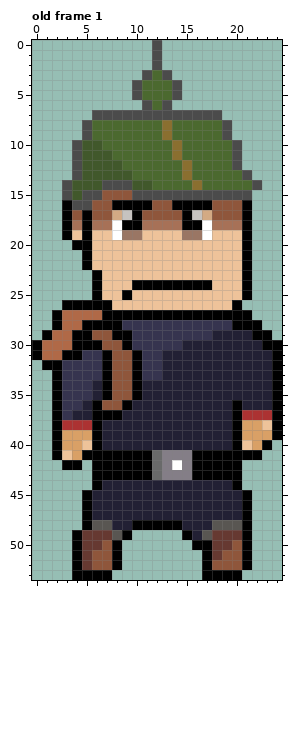
Edited in one commit: pixel-art file (game/images/8bitwork/benredesign.aseprite). That is the earlier state.
25x54 pixels, 1 frame. Shown: old frame 1. The commit also changed other frames, which this record leaves out.
After the commit:
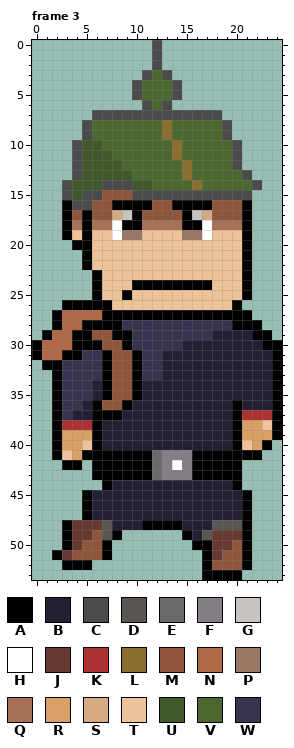
Palette (. is transparent): A #000000  B #222034  C #4b4b4b  D #595652  E #696a6a  F #847e87  G #c6c3c0  H #ffffff  J #663931  K #ac3232  L #8a6f30  M #8f563b  N #b06947  P #9a7664  Q #a77157  R #d9a066  S #d3aa84  T #eec39a  U #41582b  V #4b692f  W #36344f
A new or re-ordered frame is compared with the old frame closest to it.
What changed:
{"change": "frames 1 -> 3"}
{"where": "frame 3 is new; against old frame 1"}
{"frame":3,"y":44,"x":6,"old":"AB","new":".A"}
{"frame":3,"y":48,"x":3,"old":"..AD","new":"AJJJ"}
{"frame":3,"y":48,"x":10,"old":"A","new":"B"}
{"frame":3,"y":49,"x":3,"old":".A","new":"AJ"}
{"frame":3,"y":49,"x":6,"old":"JJDA","new":"MDA."}
{"frame":3,"y":50,"x":3,"old":".AJJMA","new":"AJMMA."}
{"frame":3,"y":51,"x":2,"old":"..AJ","new":"AJMM"}
{"frame":3,"y":51,"x":7,"old":"MA","new":"A."}
{"frame":3,"y":52,"x":3,"old":".","new":"A"}
{"frame":3,"y":52,"x":5,"old":"JMMA","new":"A..."}
{"frame":3,"y":53,"x":4,"old":"AAAA","new":"...."}
{"label":"changed","picture_box":[92,480,112,490]}
{"label":"changed","picture_box":[52,520,142,580]}
